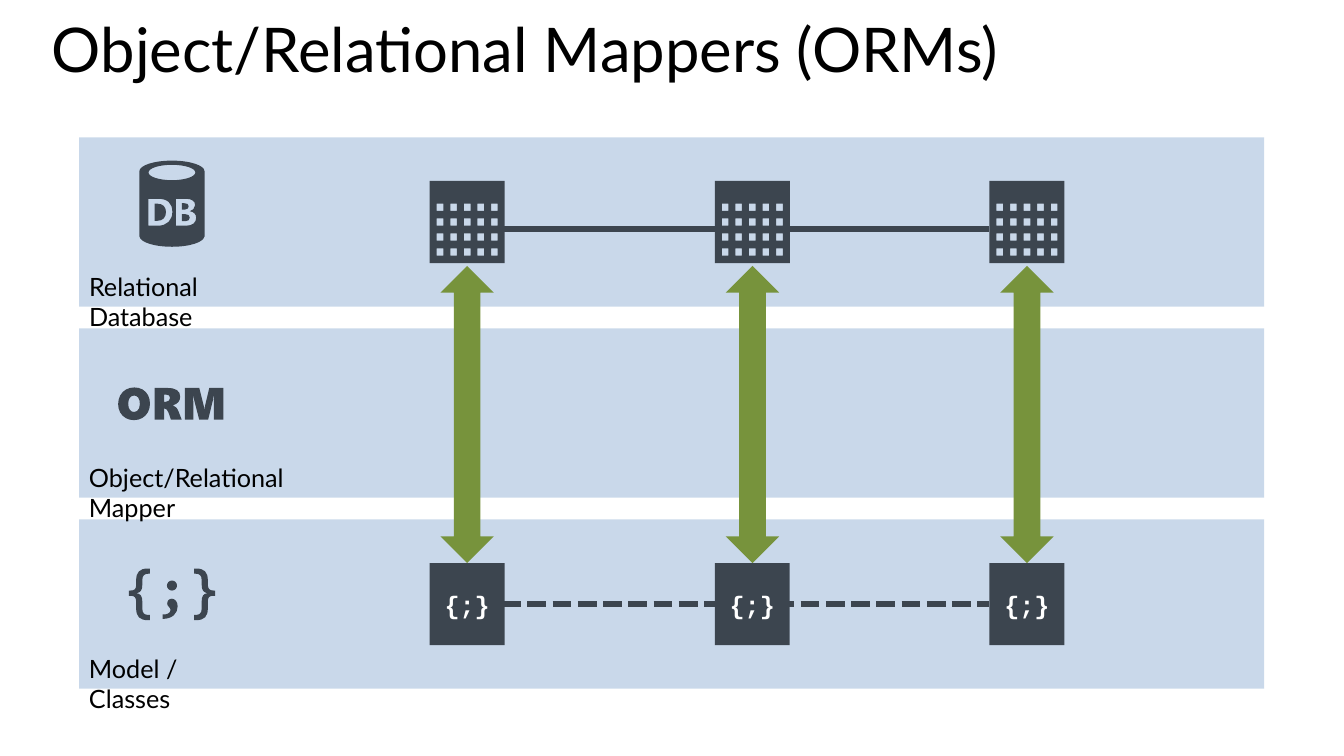
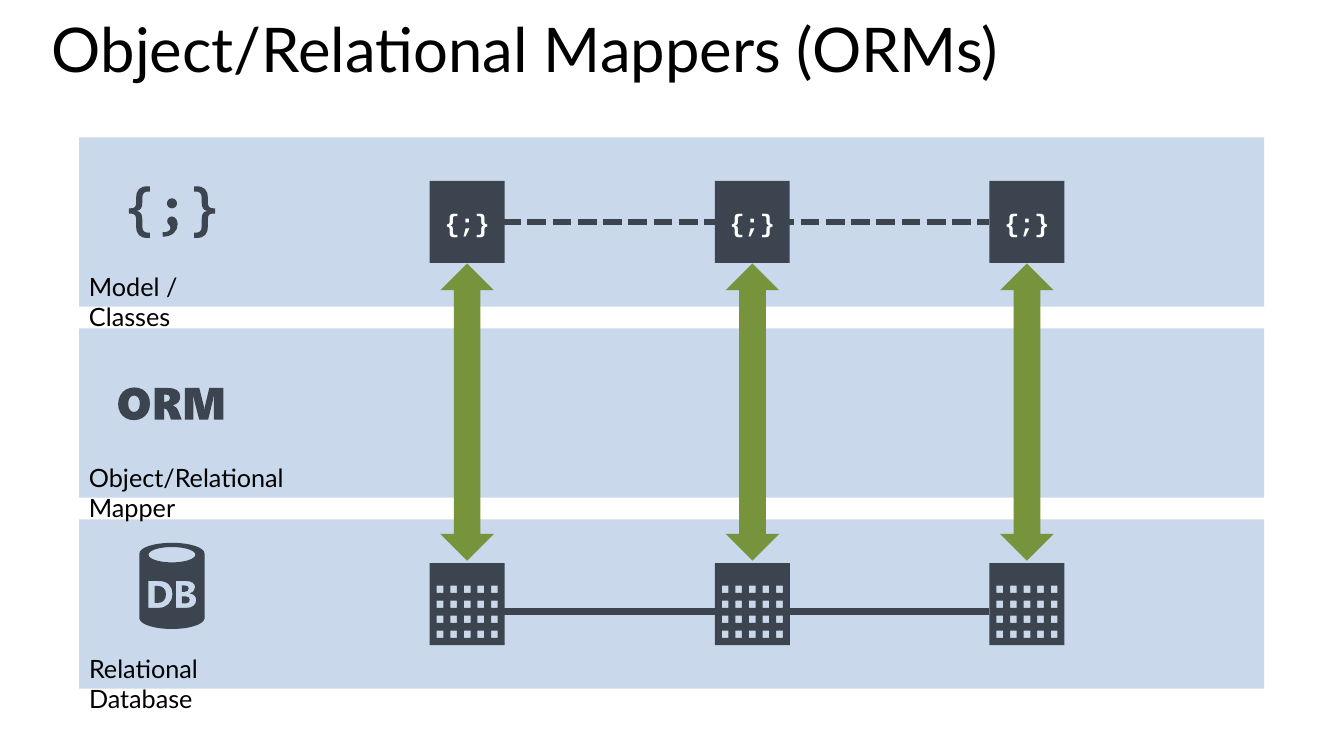
Before and after one commit to BretStateham/MVAWebServicesAndAzure, a slide deck: slide 4 of 05-EntityFramework/05-EntityFramework.pptx. Drawn at 1344x756 pixels with LibreOffice and Linux fonts; fonts in the diff are those of the drawing. Boxes give left, top, right and bottom in pixels: in the first picture for what was removed or moved away, otherwise in the second. Text is boxed around its words. In the diff, an @@ line names an element or a change of style, - is before the commit and + after.

```diff
--- a/05-EntityFramework/05-EntityFramework.pptx
+++ b/05-EntityFramework/05-EntityFramework.pptx
@@ freeform shape: place and size @@
-freeform shape at [139,160,205,246]
+freeform shape at [129,187,216,238]
@@ 3 rectangles: place and size @@
-3 rectangles at [430,564,1065,645]
+3 rectangles at [430,180,1065,262]
@@ line moved from (502, 229) - (717, 229) to (502, 222) - (717, 222) @@
@@ line (502, 222) - (717, 222): stroke #3C454F 4.5 pt to #3C454F 4.5 pt dashed @@
@@ line moved from (775, 229) - (990, 229) to (775, 222) - (990, 222) @@
@@ line (775, 222) - (990, 222): stroke #3C454F 4.5 pt to #3C454F 4.5 pt dashed @@
@@ text "Model / Classes": place and size @@
-text "Model / Classes" at [89,659,170,709]
+text "Model / Classes" at [89,277,170,330]
@@ freeform shape: place and size @@
-freeform shape at [129,569,216,620]
+freeform shape at [139,542,205,628]
@@ 3 freeform shapes: place and size @@
-3 freeform shapes at [430,180,1065,262]
+3 freeform shapes at [430,564,1065,645]
@@ line moved from (502, 604) - (717, 604) to (502, 612) - (717, 612) @@
@@ line (502, 612) - (717, 612): stroke #3C454F 4.5 pt dashed to #3C454F 4.5 pt @@
@@ line moved from (775, 604) - (990, 604) to (775, 612) - (990, 612) @@
@@ line (775, 612) - (990, 612): stroke #3C454F 4.5 pt dashed to #3C454F 4.5 pt @@
@@ text "Relational Database": place and size @@
-text "Relational Database" at [89,277,198,330]
+text "Relational Database" at [89,659,198,709]
```
Also in this commit, not shown: 3 other slides changed, 5 slides added, 2 slides removed.
